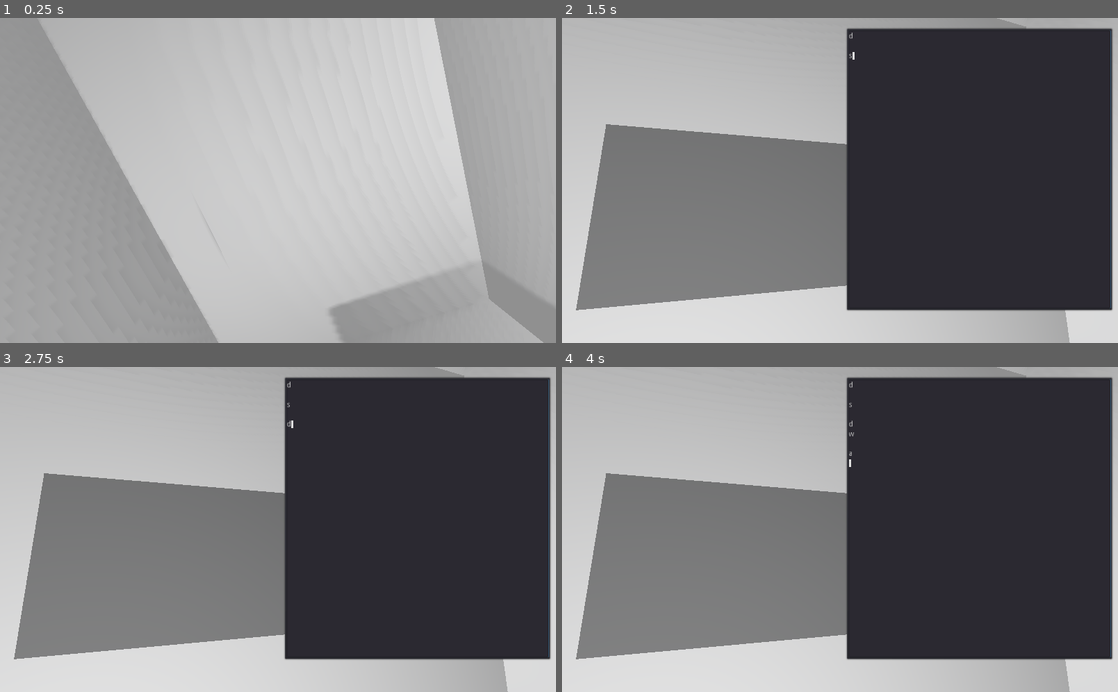
Above: before the commit, frames 1-4 (two rows, left to right).
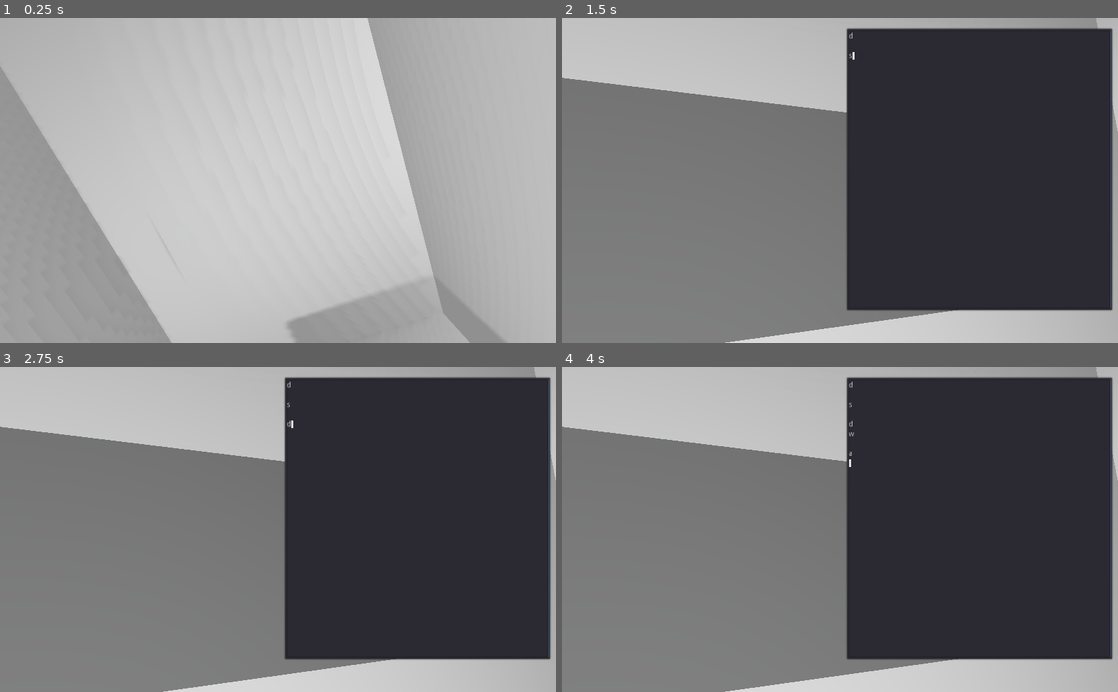
Above: after the commit, the same moments.

Repository: technofromage/SpaceGame
Game: Godot game, scene res://Spaceship.tscn
Two runs of this game, one before a commit and one after it. Both use one fixed random seed, a clock stepped at 60 frames per second and the inputs below. Before the commit the project starts from res://Gui_in_3D.tscn.
Inputs (mouse positions are in pixels of both pictures, inside the frame that each line leads up to):
- Up to frame 1 (0.25 s): no input
- Up to frame 2 (1.5 s): tap Enter (ui_accept) at 0.5, 0.77, 1.25 s; move the mouse to (962, 164) at 0.52 s; hold D (ui_right) 0.53-1.28 s; move the mouse to (728, 196) at 1.27 s; hold S (ui_down) from 1.28 s (still down)
- Up to frame 3 (2.75 s): tap Enter (ui_accept) at 1.52, 2 s; move the mouse to (333, 458) at 2.02 s; release S (ui_down) at 2.03 s; hold D (ui_right) from 2.03 s (still down)
- Up to frame 4 (4 s): tap Enter (ui_accept) at 2.75, 3.02, 3.5, 3.77 s; move the mouse to (812, 594) at 2.77 s; release D (ui_right) at 2.78 s; hold W (ui_up) 2.78-3.53 s; move the mouse to (1006, 578) at 3.52 s; hold A (ui_left) from 3.53 s (still down)

The runs differ from the first frame. In frame 1, 20% of the frame differs, in the area x 0-100%, y 0-100%; in frame 2, 17%; in frame 3, 17%; in frame 4, 17%.

Commit message:
fix windows attempt 1

Diff:
--- a/Gui_in_3D.tscn
+++ b/Spaceship.tscn
@@ -39,22 +39,25 @@
 omni_range = 10.0
 
 [node name="3D_background" type="Spatial" parent="."]
+editor/display_folded = true
 
 [node name="Cube" type="MeshInstance" parent="3D_background"]
 transform = Transform( 1, 0, 0, 0, 1, 0, 0, 0, 1, 3.79, 2.42, 2.14 )
-mesh = SubResource( 6 )
-material/0 = SubResource( 7 )
+mesh = SubResource( 1 )
+material/0 = SubResource( 2 )
 
 [node name="Cube2" type="MeshInstance" parent="3D_background"]
 transform = Transform( 1, 0, 0, 0, 1, 0, 0, 0, 1, 3.93, -0.24, 0 )
-mesh = SubResource( 6 )
-material/0 = SubResource( 7 )
+mesh = SubResource( 1 )
+material/0 = SubResource( 2 )
 
 [node name="MeshInstance" type="MeshInstance" parent="3D_background"]
-mesh = SubResource( 8 )
+transform = Transform( 1, 0, 0, 0, 1, 0, 0, 0, 1, 0.00280142, 5.96046e-008, 0.00646818 )
+mesh = SubResource( 3 )
 material/0 = null
 
 [node name="PlayerBody" type="KinematicBody" parent="."]
+transform = Transform( 1, 0, 0, 0, 1, 0, 0, 0, 1, 0, 0, -1 )
 script = ExtResource( 1 )
 
 [node name="Camera" type="Camera" parent="PlayerBody"]
@@ -63,6 +66,7 @@
 script = ExtResource( 2 )
 
 [node name="UI" type="Node" parent="."]
+editor/display_folded = true
 
 [node name="PopupPanel" type="PopupPanel" parent="UI"]
 editor/display_folded = true
@@ -93,44 +97,43 @@
 script = ExtResource( 4 )
 
 [node name="WindowCam" type="Camera" parent="windowOut"]
-transform = Transform( 1, 0, 0, 0, 1, 0, 0, 0, 1, 0, 0, -10 )
+transform = Transform( 1, 0, 0, 0, 1, 0, 0, 0, 1, 0, 0, -11 )
 current = true
-fov = 66.0
+fov = 90.0
 script = ExtResource( 5 )
 
 [node name="Window" type="MeshInstance" parent="windowOut"]
 transform = Transform( 4, 0, 0, 0, 2, 0, 0, 0, 1, 0, 0, -2.99 )
-material_override = SubResource( 10 )
-mesh = SubResource( 11 )
+material_override = SubResource( 5 )
+mesh = SubResource( 6 )
 material/0 = null
 
 [node name="outside" type="Spatial" parent="."]
-editor/display_folded = true
 transform = Transform( 1, 0, 0, 0, 1, 0, 0, 0, 1, 0, 0, -10 )
 
 [node name="CubeOuside" type="MeshInstance" parent="outside"]
 transform = Transform( 0.97989, 0, 0.199538, 0.06163, 0.951106, -0.302652, -0.189782, 0.308863, 0.93198, -0.03, -0.0100002, -5.47543 )
-mesh = SubResource( 12 )
+mesh = SubResource( 7 )
 material/0 = null
 
 [node name="Floor" type="MeshInstance" parent="outside"]
 transform = Transform( 2, 0, 0, 0, 1, 0, 0, 0, 1, 0, -1, -2 )
-mesh = SubResource( 13 )
+mesh = SubResource( 8 )
 material/0 = null
 
 [node name="Floor2" type="MeshInstance" parent="outside"]
-transform = Transform( -4.37114e-008, -1, 0, 1, -4.37114e-008, 0, 0, 0, 1, 2, 0, -2 )
-mesh = SubResource( 13 )
+transform = Transform( -4.37114e-008, -1, 0, 1, -4.37114e-008, 0, 0, 0, 1, 2, 0, -3 )
+mesh = SubResource( 8 )
 material/0 = null
 
 [node name="Floor4" type="MeshInstance" parent="outside"]
-transform = Transform( -4.37114e-008, -1, 0, 1, -4.37114e-008, 0, 0, 0, 1, -2, 0, -2 )
-mesh = SubResource( 13 )
+transform = Transform( -4.37114e-008, -1, 0, 1, -4.37114e-008, 0, 0, 0, 1, -2, 0, -3 )
+mesh = SubResource( 8 )
 material/0 = null
 
 [node name="Floor3" type="MeshInstance" parent="outside"]
-transform = Transform( 2, 0, 0, 0, 1, 0, 0, 0, 1, 0, 1, -2 )
-mesh = SubResource( 13 )
+transform = Transform( 2, 0, 0, 0, 1, 0, 0, 0, 1, 0, 1, -3 )
+mesh = SubResource( 8 )
 material/0 = null
 
 [node name="OmniLight2" type="OmniLight" parent="outside"]
--- a/WindowCam.gd
+++ b/WindowCam.gd
@@ -7,22 +7,33 @@
 	window = get_node("../Window")
 	player = get_node("../../PlayerBody")
 
-	var angle = player.translation-(window.translation+Vector3(2,0,0))
-	print_debug(angle)
-	print_debug(angle.angle_to(player.translation-window.translation+Vector3(-2,0,0))*180/PI)
+	#var angle = player.translation-(window.translation+Vector3(2,1,0))
+	#print_debug(angle)
+	#print_debug(angle.angle_to(player.translation-window.translation+Vector3(-2,-1,0))*180/PI)
 
 func _physics_process(delta):
 		#rotation
-		look_at_from_position(player.translation,window.translation,Vector3(0,1,0))
+		#look_at_from_position(player.translation,window.translation,Vector3(0,1,0))
+		#set_translation(player.translation)
 
-		translate_object_local(Vector3(0,0,-10))
 		#look_at(window.translation+player.translation+get_translation(),Vector3(0,-1,0))
 
 		#fov
 		#assumes window is at y=0 and is 4 (x) wide
-		#var angle = player.translation-(window.translation+Vector3(2,0,0))
+		var angle1 = player.translation-(window.translation+Vector3(2,0,0))
+		var angle2 = player.translation-(window.translation+Vector3(-2,0,0))
+		print(angle1)
+		print(angle2)
+		#print_debug(angle1.angle_to(test)*180/PI)
+
+		var angle = angle1.angle_to(angle2)
+		print_debug(angle*180/PI)
+		look_at(get_translation()-angle2,Vector3(0,1,0))
+
+		rotate_object_local(Vector3(0,1,0),-angle*0.5)
+
+		set_translation(player.translation)
+		translate_object_local(Vector3(0,0,-10))
+		#var angle= angle1.angle_to(angle2)
 		#print_debug(angle)
-		#print_debug(angle.angle_to(player.translation-window.translation+Vector3(-2,0,0))*180/PI)
-		#var angle= angle1.angle_to(angle2)
-		#print_debug(angle*180/PI)
-		#set_fov(angle*180/PI)
+		set_fov(angle*180/PI)
--- a/project.godot
+++ b/project.godot
@@ -16,7 +16,7 @@
 [application]
 
 config/name="saceshipgame"
-run/main_scene="res://Gui_in_3D.tscn"
+run/main_scene="res://Spaceship.tscn"
 config/icon="res://icon.png"
 
 [autoload]
Not shown: 1 places in Spaceship.tscn that only renumber resources
Not shown, added: icon.png.import
